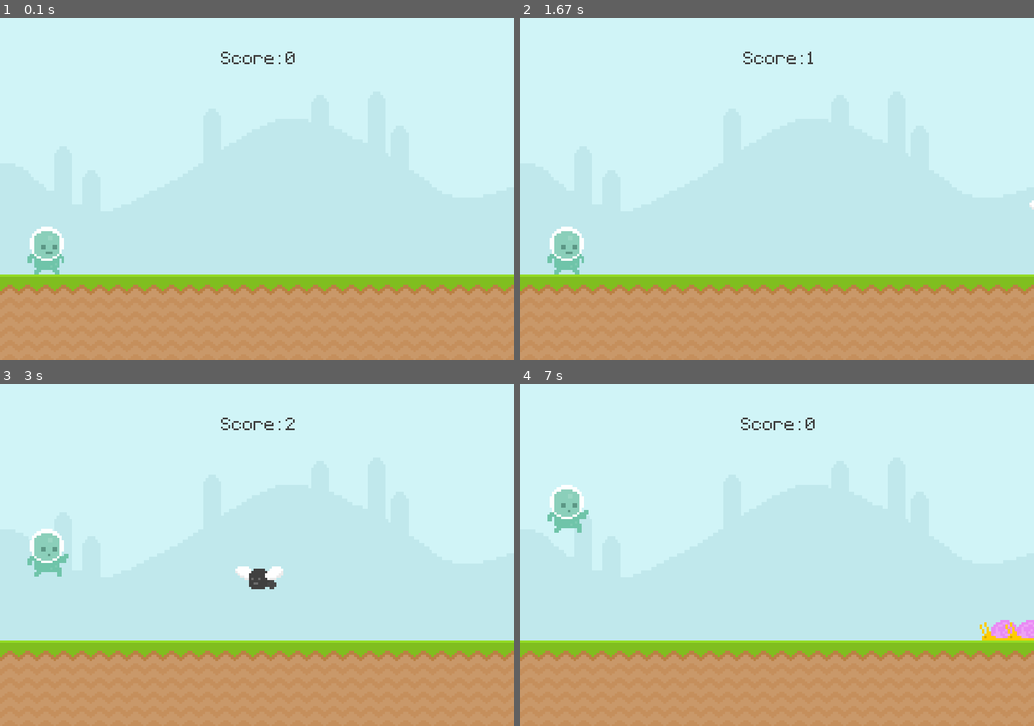
Above: before the commit, frames 1-4 (two rows, left to right).
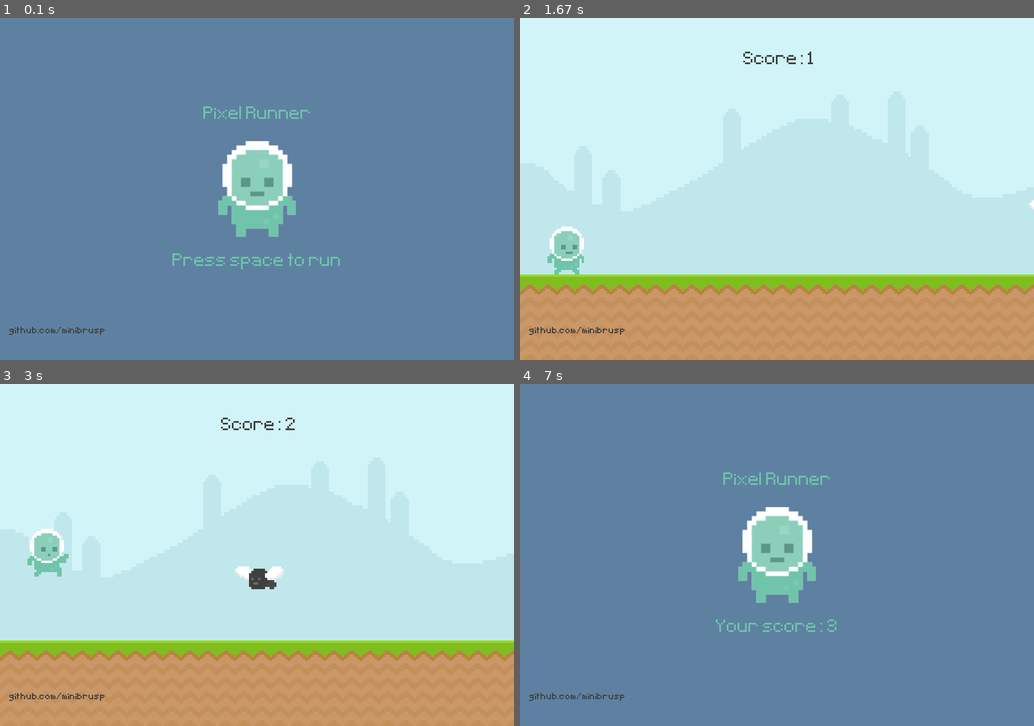
Above: after the commit, the same moments.

Repository: minibrusp/pygame-pixel-runner
Game: pygame game, started from main.py
Two runs of this game, one before a commit and one after it. Both use one fixed random seed, a clock stepped at 60 frames per second and the inputs below.
Inputs:
- Up to frame 1 (0.1 s): no input
- Up to frame 2 (1.67 s): tap Space at 0.33 s; hold Space 0.67-1.13 s
- Up to frame 3 (3 s): tap Space at 2.17, 2.57, 2.87 s
- Up to frame 4 (7 s): tap Space at 3.4, 3.7 s

The runs differ from the first frame. In frame 1, 100% of the frame differs, in the area x 0-100%, y 0-100%; in frame 2, 0.1%; in frame 3, 0.1%; in frame 4, 100%.

Commit message:
Game Finished - added menu screen - radomize BGM for in game and menu screen

Diff:
--- a/classes/bgm.py
+++ b/classes/bgm.py
@@ -6,79 +6,38 @@
 from config.settings import *
 
 class BGM():
-  in_game_bgm_1 = 'audio/ingame1.wav'
-  in_game_bgm_2 = 'audio/ingame2.wav'
 
   mixer = pygame.mixer
 
   mixer.init()
   mixer.set_num_channels(8)
+
   channel = mixer.Channel(2)
   channel.set_volume(0.7)
 
-  def __init__(self, name):
-    self.name = name
-    # self.mixer = pygame.mixer
+  in_game_BGM_1 = pygame.mixer.Sound('audio/ingame1.wav')
+  in_game_BGM_2 = pygame.mixer.Sound('audio/ingame2.wav')
+  in_menu_BGM_1 = pygame.mixer.Sound('audio/menu1.wav')
+  in_menu_BGM_2 = pygame.mixer.Sound('audio/menu2.wav')
 
-    match self.name:
-      case 'in_game_1':
-        self.sound = BGM.mixer.Sound(BGM.in_game_bgm_1)
-      case 'in_game_2':
-        self.sound = BGM.mixer.Sound(BGM.in_game_bgm_2)
+  def stop_BGM():
+    BGM.channel.stop()
 
 
-    # self.channel = self.mixer.Channel(2)
+  def play_BGM(chosen_BGM):
 
-    # self.mixer.init()
-    # self.mixer.set_num_channels(8)
-    # self.mixer.music.set_volume(0.7)
+    BGM.channel.play(Sound = chosen_BGM, loops = -1)
+
+  def is_BGM_channel_busy():
+
+    return BGM.channel.get_busy()
 
 
-  def play_BGM(self):
-    BGM.channel.play(Sound = self.sound, loops = -1)
-
-  def is_BGM_channel_busy():
-    return BGM.channel.get_busy()
-
-  def play_random_BGM(*args):
-    chosen_BGM = choice(args)
-    chosen_BGM.play_BGM()
-
-
-
-
-
-# from random import choice
-# import sys
-
-# sys.path.append('..')
-
-# from config.settings import *
-
-# class BGM():
-#   in_game_bgm_1 = 'audio/ingame1.wav'
-#   in_game_bgm_2 = 'audio/ingame2.wav'
-
-#   def __init__(self, name):
-#     self.name = name
-#     self.mixer = pygame.mixer
-
-#     match self.name:
-#       case 'in_game_1':
-#         self.sound = self.mixer.Sound(BGM.in_game_bgm_1)
-#       case 'in_game_2':
-#         self.sound = self.mixer.Sound(BGM.in_game_bgm_2)
-
-
-#     self.channel = self.mixer.Channel(2)
-
-#     self.mixer.init()
-#     self.mixer.set_num_channels(8)
-#     self.mixer.music.set_volume(0.7)
-
-
-#   def play_BGM(self):
-#     self.channel.play(Sound = self.sound, loops = -1)
-
-#   def is_BGM_channel_busy(self):
-#     return self.channel.get_busy()
+  def play_random_BGM(type = 'ingame'):
+    match type:
+      case 'ingame':
+        chosen_BGM = choice([BGM.in_game_BGM_1, BGM.in_game_BGM_2])
+        BGM.play_BGM(chosen_BGM)
+      case 'menu':
+        chosen_BGM = choice([BGM.in_menu_BGM_1, BGM.in_menu_BGM_2])
+        BGM.play_BGM(chosen_BGM)
--- a/classes/player.py
+++ b/classes/player.py
@@ -6,22 +6,35 @@
 from classes.sfx import SFX
 
 class Player(pygame.sprite.Sprite):
-  def __init__(self):
+
+
+
+  def __init__(self, name = 'ingame'):
     super().__init__()
 
-    player_walk_1 = pygame.image.load('graphics/player/player_walk_1.png').convert_alpha()
-    player_walk_2 = pygame.image.load('graphics/player/player_walk_2.png').convert_alpha()
-    self.player_jump = pygame.image.load('graphics/player/jump.png').convert_alpha()
+    self.name = name
 
-    self.player_walk = [player_walk_1, player_walk_2]
-    self.player_index = 0
+    match self.name:
+      case 'ingame':
+        player_walk_1 = pygame.image.load('graphics/player/player_walk_1.png').convert_alpha()
+        player_walk_2 = pygame.image.load('graphics/player/player_walk_2.png').convert_alpha()
 
-    self.image = self.player_walk[self.player_index]
-    self.rect =  self.rect = self.image.get_rect(midbottom = (80, GROUND_SURFACE_POS_Y))
+        self.player_jump = pygame.image.load('graphics/player/jump.png').convert_alpha()
 
-    self.gravity = 0
+        self.player_walk = [player_walk_1, player_walk_2]
+        self.player_index = 0
 
-    self.jump_sound = SFX('player_jump')
+        self.image = self.player_walk[self.player_index]
+        self.rect = self.image.get_rect(midbottom = (80, GROUND_SURFACE_POS_Y))
+
+        self.gravity = 0
+
+        self.jump_sound = SFX('player_jump')
+
+      case 'menu':
+        self.image = pygame.image.load('graphics/player/player_stand.png').convert_alpha()
+        self.image = pygame.transform.rotozoom(self.image, 0, 2)
+        self.rect = self.image.get_rect(center = (GAME_WIDTH / 2, GAME_HEIGHT / 2))
 
 
   def player_input(self):
@@ -47,6 +60,9 @@
 
 
   def update(self):
-    self.animation_state()
-    self.player_input()
-    self.appy_gravity()
+    if self.name == 'ingame':
+      self.animation_state()
+      self.player_input()
+      self.appy_gravity()
+    if self.name == 'menu':
+      pass
--- a/classes/sfx.py
+++ b/classes/sfx.py
@@ -24,7 +24,7 @@
       case 'collision_3':
         self.sound = pygame.mixer.Sound(SFX.collision_3)
 
-    self.sound.set_volume(0.4)
+    # self.sound.set_volume(0.7)
 
   def play_SFX(self):
     self.sound.play()
--- a/config/settings.py
+++ b/config/settings.py
@@ -14,6 +14,10 @@
 GROUND_SURFACE_POS_Y = SKY_SURFACE_HEIGHT
 
 # Text
-TEXT_CENTER_X = 900 / 2
-SCORE_POS_Y = 600 * 0.125
-TEXT_COLOR = (64, 64, 64)
+TEXT_CENTER_X = GAME_WIDTH / 2
+SCORE_POS_Y = GAME_HEIGHT * 0.125
+SCORE_COLOR = (64, 64, 64)
+TEXT_COLOR = (111, 196, 169)
+
+TITLE_POS_Y = (GAME_HEIGHT / 3.5)
+GAME_MSG_POS_Y = GAME_HEIGHT - TITLE_POS_Y
--- a/main.py
+++ b/main.py
@@ -19,6 +19,8 @@
     pygame.display.set_caption('Pixel Runner')
     self.clock = pygame.time.Clock()
     self.font_face_n_size = pygame.font.Font('font/Pixeltype.ttf', 50)
+    self.credits_font_face = pygame.font.Font('font/Pixeltype.ttf', 25)
+    self.game_active = False
 
 
     # statics
@@ -32,6 +34,9 @@
     # Player
     self.player = pygame.sprite.GroupSingle()
     self.player.add(Player())
+
+    self.player_menu = pygame.sprite.GroupSingle()
+    self.player_menu.add(Player('menu'))
 
     # Obstacles
     self.obstacle_group = pygame.sprite.Group()
@@ -53,25 +58,30 @@
     self.collision_sound_3 = SFX('collision_3')
 
     # BGM
-    self.in_game_BGM_1 = BGM('in_game_1')
-    self.in_game_BGM_2 = BGM('in_game_2')
+
+  def display_text(self, message, color, x_pos, y_pos):
+    text = self.font_face_n_size.render(message, False, color)
+    text_rect = text.get_rect(center = (x_pos, y_pos))
+    self.screen.blit(text, text_rect)
+
+  def display_credits(self):
+    credits = self.credits_font_face.render('github.com/minibrusp', False, SCORE_COLOR)
+    credits_rect = credits.get_rect(center = (100, GAME_HEIGHT - 50))
+    self.screen.blit(credits, credits_rect)
 
   def display_score(self):
     current_time = int(pygame.time.get_ticks() / 1000) - self.start_time
-    score_surf = self.font_face_n_size.render(f' Score: {current_time}', False, TEXT_COLOR)
-    score_rect = score_surf.get_rect(center = (TEXT_CENTER_X, SCORE_POS_Y))
-    self.screen.blit(score_surf, score_rect)
+    self.display_text(f' Score: {current_time}', SCORE_COLOR, TEXT_CENTER_X, SCORE_POS_Y)
     return current_time
 
   def collision_sprite(self):
     if pygame.sprite.spritecollide(self.player.sprite, self.obstacle_group, False):
+      BGM.channel.stop()
+      self.obstacle_group.empty()
       SFX.random_play_SFX(self.collision_sound_1, self.collision_sound_2, self.collision_sound_3)
-      BGM.channel.fadeout(1)
-      self.obstacle_group.empty()
       time.sleep(3)
-      self.start_time = int(pygame.time.get_ticks() / 1000)
-      return True
-    else: return False
+      return False
+    else: return True
 
   def update(self):
     pygame.display.update()
@@ -86,35 +96,64 @@
           pygame.quit()
           exit()
 
-        if event.type == self.obstacle_timer:
-          self.obstacle_group.add(Obstacle(choice(['fly', 'snail', 'snail'])))
+        if self.game_active:
+
+          if event.type == self.obstacle_timer:
+            self.obstacle_group.add(Obstacle(choice(['fly', 'snail', 'snail'])))
+
+        else:
+          if event.type == pygame.KEYDOWN and event.key == pygame.K_SPACE:
+            BGM.channel.stop()
+            self.game_active = True
+            self.start_time = int(pygame.time.get_ticks() / 1000)
+
+      # game loop
+      if self.game_active:
+        self.screen.blit(self.sky_surface, (0, 0))
+        self.screen.blit(self.ground_surface, (0, GROUND_SURFACE_POS_Y))
+
+        # score
+        self.score = self.display_score()
+
+        # Player
+        self.player.draw(self.screen)
+        self.player.update()
+
+        # Obstacles
+        self.obstacle_group.draw(self.screen)
+        self.obstacle_group.update()
+
+        # collision
+        self.game_active = self.collision_sprite()
+
+        # BGM
+        if not BGM.is_BGM_channel_busy() and self.game_active:
+          BGM.play_random_BGM('ingame')
+
+        # text
+        self.display_credits()
 
 
-      # game loop
-      self.screen.fill((94, 129, 162))
-      self.screen.blit(self.sky_surface, (0, 0))
-      self.screen.blit(self.ground_surface, (0, GROUND_SURFACE_POS_Y))
 
-      # score
-      self.score = self.display_score()
+      else:
+        self.screen.fill((94, 129, 162))
+
+        # Player
+        self.player_menu.draw(self.screen)
+        self.player_menu.update()
+
+        # text
+        self.display_text('Pixel Runner', TEXT_COLOR, TEXT_CENTER_X, TITLE_POS_Y)
+
+        if self.score == 0: self.display_text('Press space to run', TEXT_COLOR, TEXT_CENTER_X, GAME_MSG_POS_Y)
+        else: self.display_text(f'Your score: {self.score}', TEXT_COLOR, TEXT_CENTER_X, GAME_MSG_POS_Y)
+
+        self.display_credits()
+
+        if not BGM.is_BGM_channel_busy():
+          BGM.play_random_BGM('menu')
 
 
-      # Player
-      self.player.draw(self.screen)
-      self.player.update()
-
-      # Obstacles
-      self.obstacle_group.draw(self.screen)
-      self.obstacle_group.update()
-
-      # collision
-      if self.collision_sprite():
-        print('Collision')
-
-      # BGM
-      if not BGM.is_BGM_channel_busy():
-        print('lets play a music')
-        BGM.play_random_BGM(self.in_game_BGM_1, self.in_game_BGM_2)
 
       # update
       self.update()
Not shown, added: audio/menu1.wav
Not shown, added: audio/menu2.wav
